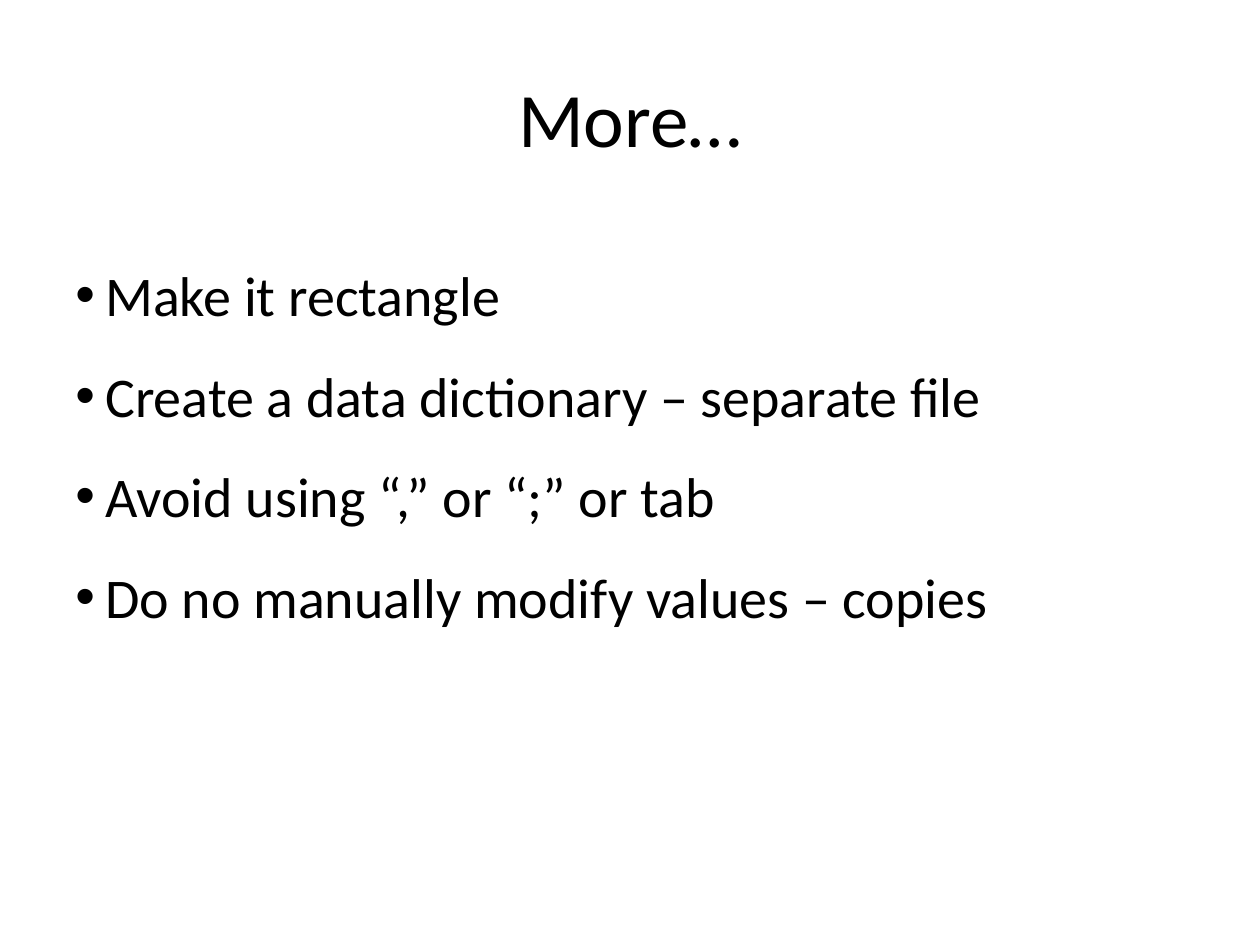
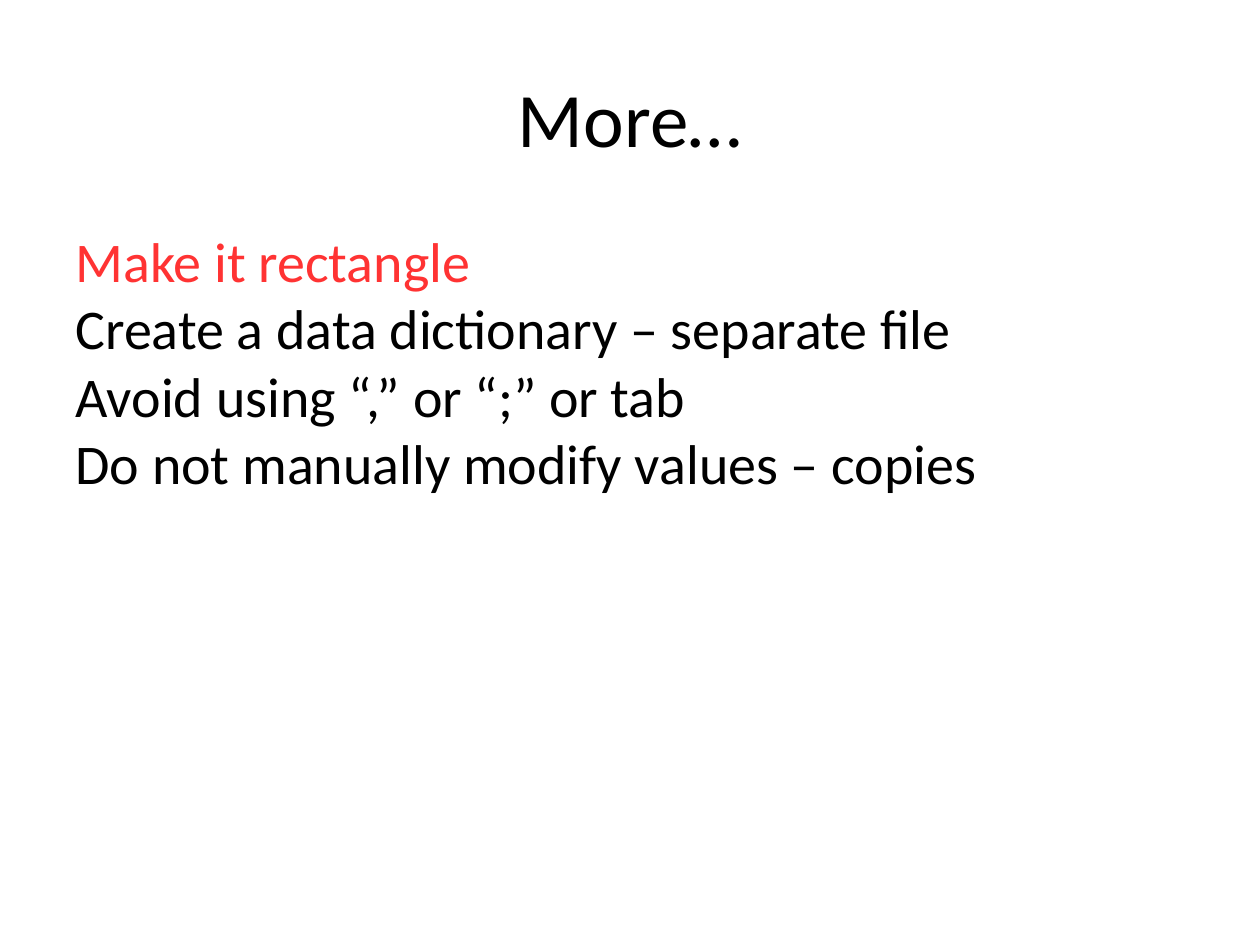
Before and after one commit to bioinformatics-core-shared-training/Managing-your-research-data, a slide deck: slide 18 of Presentation2.pptx (slide 16 before the commit). Drawn at 1260x945 pixels with LibreOffice and Linux fonts; fonts in the diff are those of the drawing. Boxes give left, top, right and bottom in pixels: in the first picture for what was removed or moved away, otherwise in the second. Text is boxed around its words. In the diff, an @@ line names an element or a change of style, - is before the commit and + after.

```diff
--- a/Presentation2.pptx
+++ b/Presentation2.pptx
@@ text at (x1=75, y1=243, x2=950, y2=427): text colour #000000 to #FF3333 in "Make it rectangle"; bullet • to none; line spacing 1.5 to 1 @@
@@ text at (x1=75, y1=445, x2=977, y2=493): text changed @@
-• Do no manually modify values – copies
+Do not manually modify values – copies
```
Also in this commit, not shown: 16 other slides changed, 2 slides added, 3 other files.
